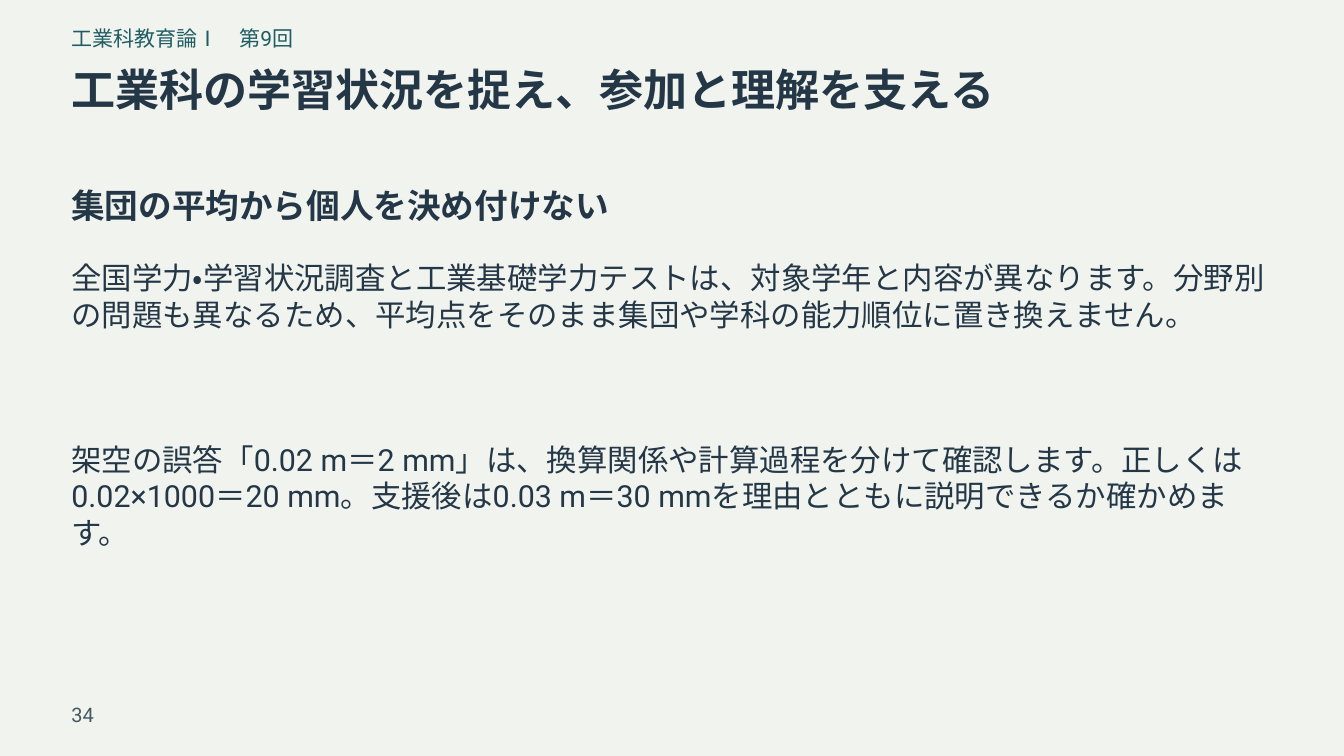
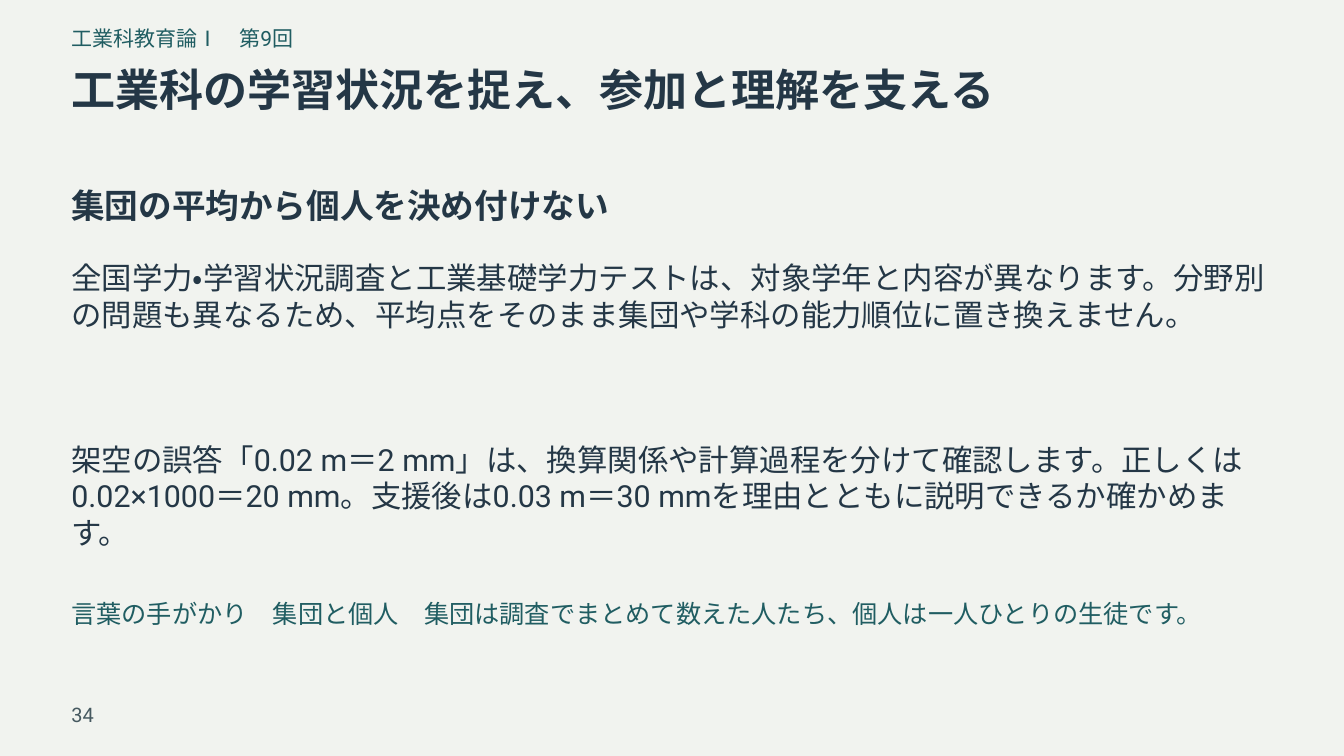
Before and after one commit to zooc-14calbp/industrial-education-i, a slide deck: slide 34 of reorganized/20261105/expanded/slides.pptx. Drawn at 1344x756 pixels with LibreOffice and Linux fonts; fonts in the diff are those of the drawing. Boxes give left, top, right and bottom in pixels: in the first picture for what was removed or moved away, otherwise in the second. Text is boxed around its words. In the diff, an @@ line names an element or a change of style, - is before the commit and + after.

```diff
--- a/reorganized/20261105/expanded/slides.pptx
+++ b/reorganized/20261105/expanded/slides.pptx
@@ text added at (71,601,1202,625), 18 pt, text #205D62 @@
+言葉の手がかり 集団と個人 集団は調査でまとめて数えた人たち、個人は一人ひとりの生徒です。
```
Also in this commit, not shown: 15 other slides changed, 37 other files.
